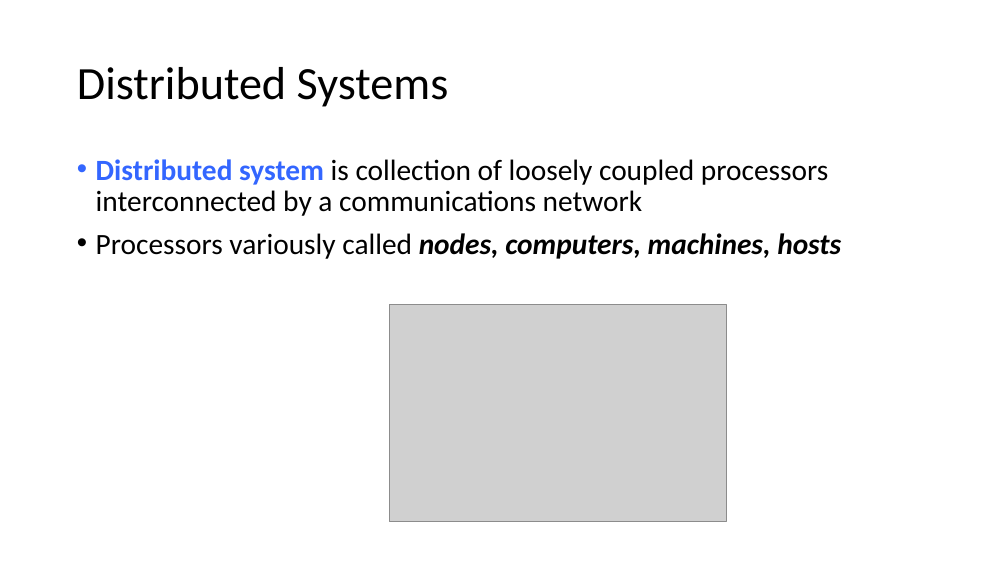
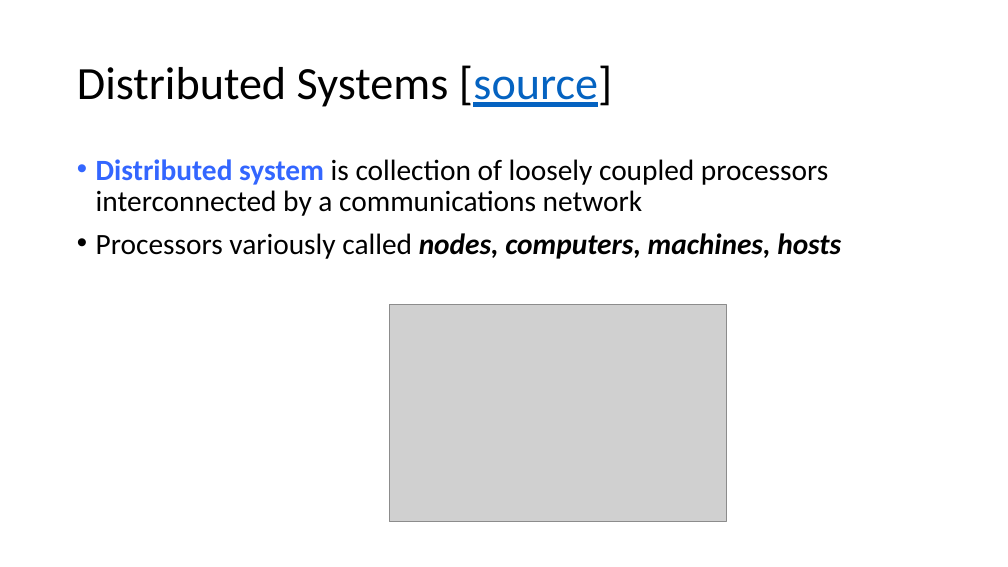
Before and after one commit to marilynwaldman/course, a slide deck: slide 8 of Hadoop/01-OperatingSystems.pptx. Drawn at 1008x567 pixels with LibreOffice and Linux fonts; fonts in the diff are those of the drawing; grey boxes stand for pictures. Boxes give left, top, right and bottom in pixels: in the first picture for what was removed or moved away, otherwise in the second. Text is boxed around its words. In the diff, an @@ line names an element or a change of style, - is before the commit and + after.

Commit message:
added operating Systems

```diff
--- a/Hadoop/01-OperatingSystems.pptx
+++ b/Hadoop/01-OperatingSystems.pptx
@@ title at (77, 65, 613, 107): text changed @@
-Distributed Systems
+Distributed Systems [source]
```
Also in this commit, not shown: 6 other slides changed, 1 other file.
